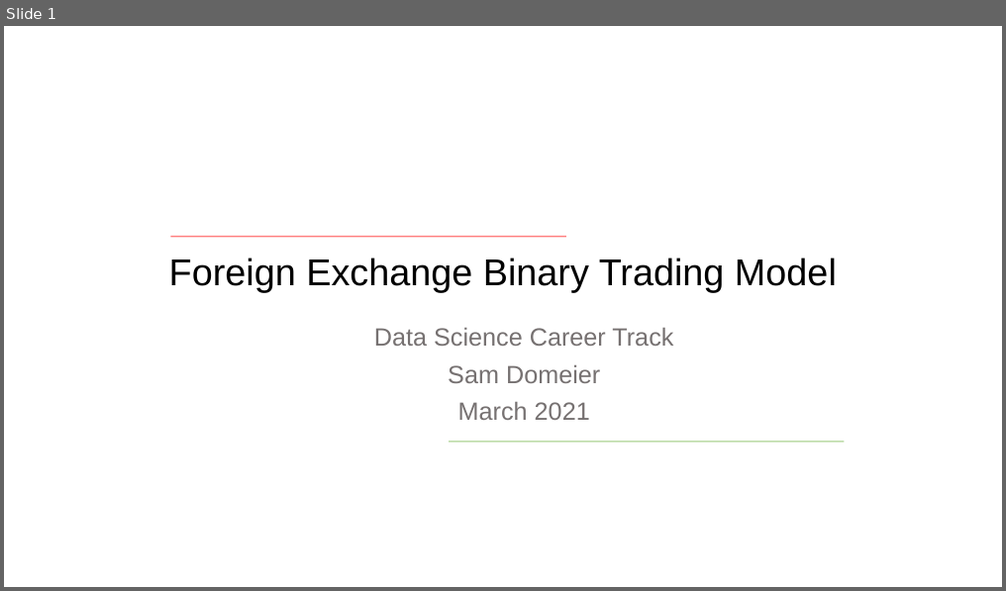
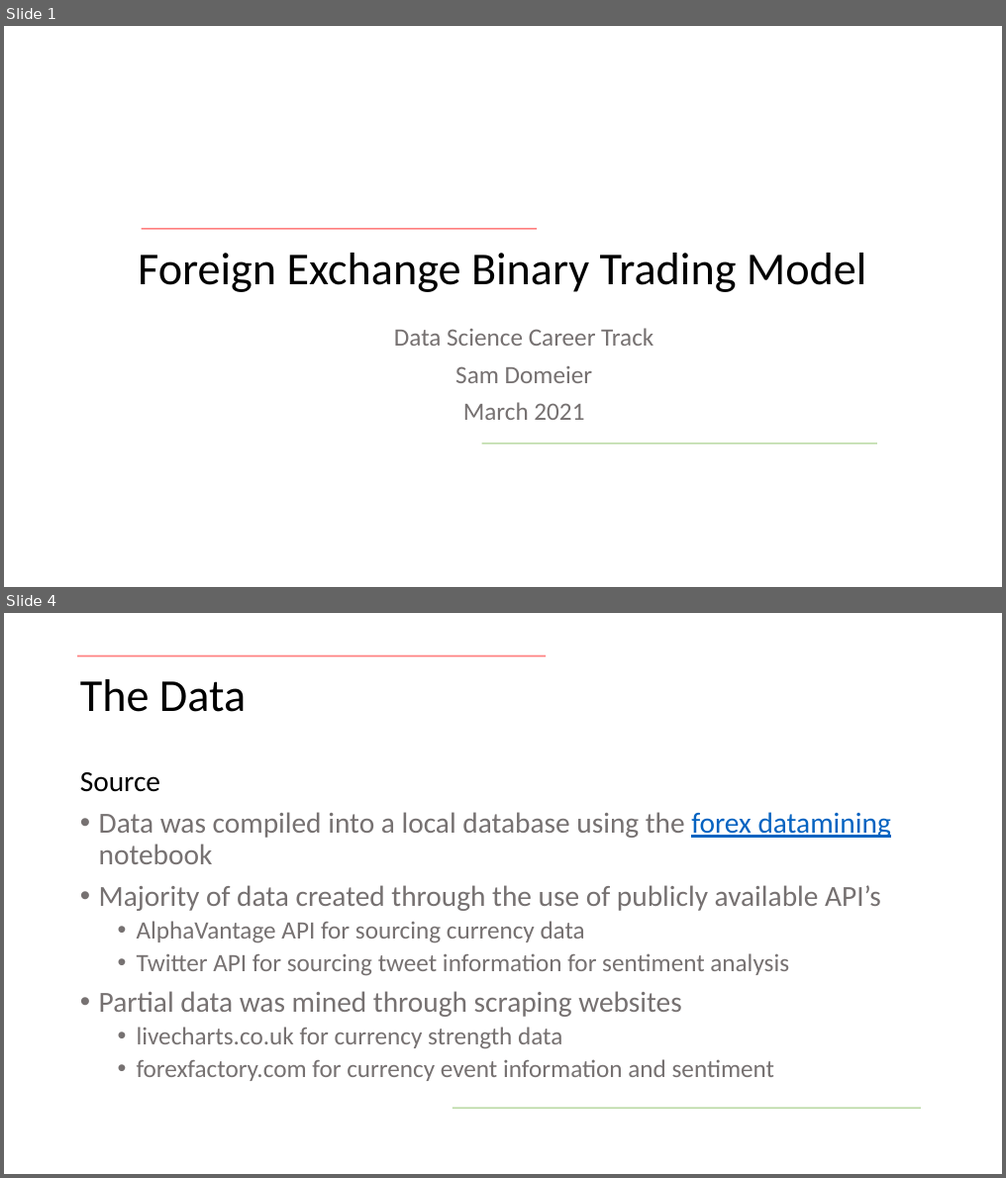
Before and after one commit to samdomeier/Springboard-projects, a slide deck: forex_binary_trading_classification/forex_model_presentation.pptx. Shown one above the other, each under a label of ours: slide 1 before the commit, slides 1 and 4 after it; the slides between them are not shown. The pictures are 1006x591 and 1006x1178 pixels, drawn with LibreOffice and Linux fonts; fonts in the diff are those of the drawing; background and template pictures are left out. Boxes give left, top, right and bottom in pixels: in the first picture for what was removed or moved away, otherwise in the second. Text is boxed around its words. In the diff, an @@ line names an element or a change of style, - is before the commit and + after.

```diff
--- a/forex_binary_trading_classification/forex_model_presentation.pptx
+++ b/forex_binary_trading_classification/forex_model_presentation.pptx
@@ slide 4 added at (x1=4, y1=613, x2=1002, y2=1174), background picture (left out) @@
@@ line added from (77, 657) to (546, 657), #FF0000 1.5 pt @@
@@ title added at (x1=80, y1=679, x2=246, y2=712), 44 pt, text #000000 @@
+The Data
@@ text added at (x1=80, y1=772, x2=891, y2=1081), 24 pt, text #767171 @@
+Source
+• Data was compiled into a local database using the forex datamining notebook
+• Majority of data created through the use of publicly available API’s
+  • AlphaVantage API for sourcing currency data
+  • Twitter API for sourcing tweet information for sentiment analysis
+• Partial data was mined through scraping websites
+  • livecharts.co.uk for currency strength data
+  • forexfactory.com for currency event information and sentiment
@@ line added from (452, 1109) to (921, 1109), #A9D18E 1.5 pt @@
@@ slide 1 changed as well @@
@@ line moved from (171, 236) - (566, 236) to (141, 229) - (537, 229) @@
@@ title "Foreign Exchange Binary Trading Model" at (x1=138, y1=253, x2=867, y2=292): size 36 to 44 pt, font Arial to Calibri @@
@@ subtitle "Data Science Career Track" at (x1=394, y1=328, x2=653, y2=420): font Arial to Calibri @@
@@ line moved from (449, 442) - (844, 442) to (481, 444) - (877, 444) @@
```
Also in this commit, not shown: 11 other slides added, 1 slide removed.
